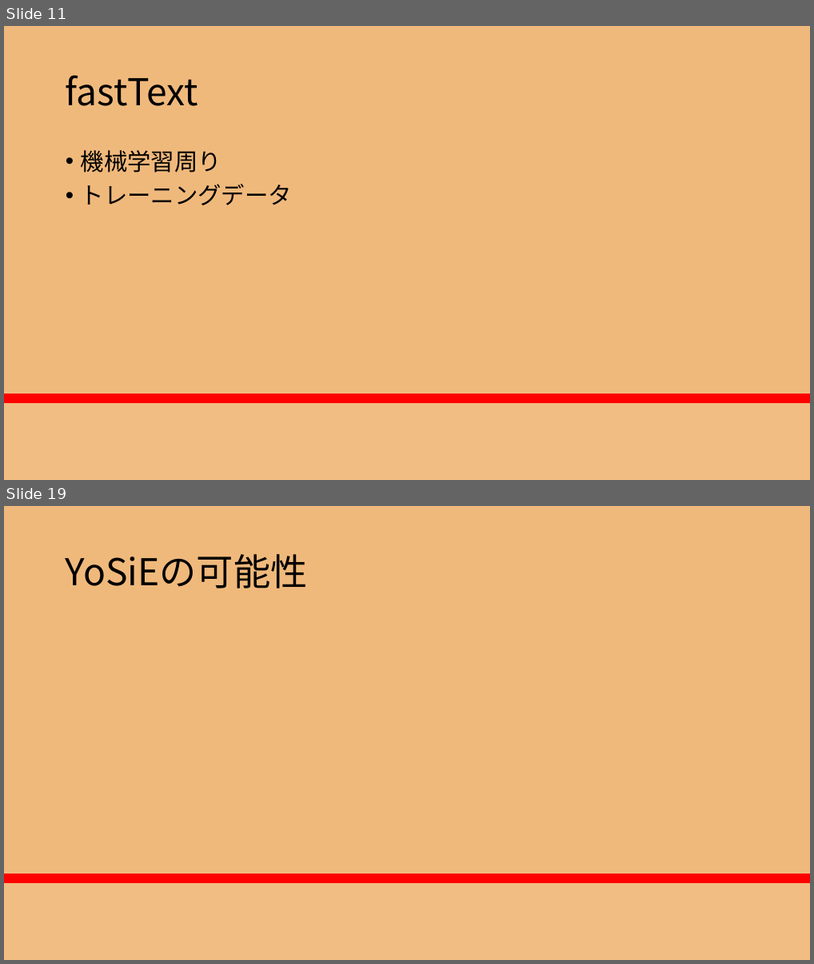
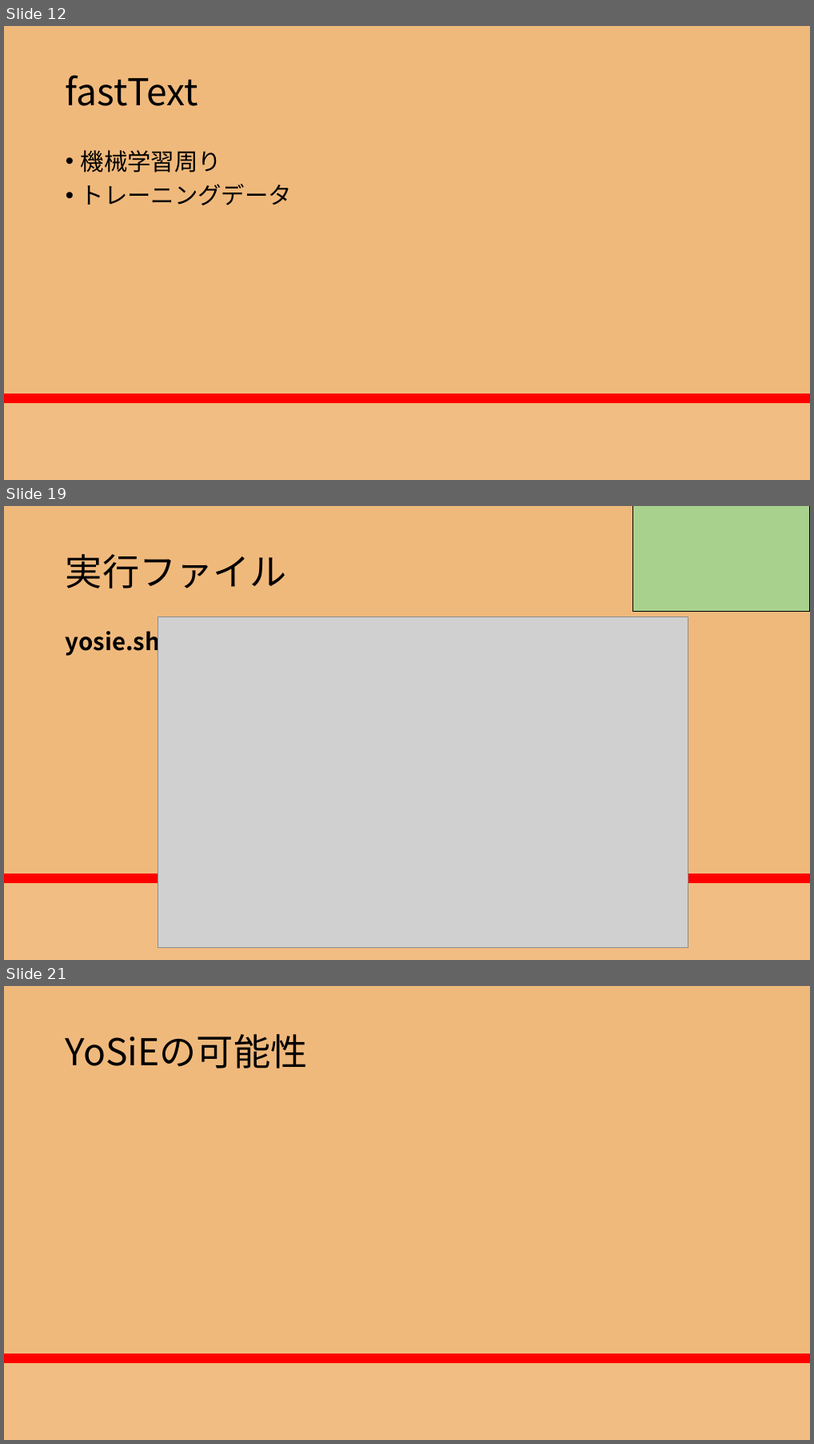
Before and after one commit to RikiishiSuzunosuke/AIspeaker_yosie, a slide deck: presentation/AIスピーカー開発_3_main.pptx. Shown one above the other, each under a label of ours: slides 11 and 19 before the commit, slides 12, 19 and 21 after it; the slides between them are not shown. The pictures are 814x964 and 814x1444 pixels, drawn with LibreOffice and Linux fonts; fonts in the diff are those of the drawing; grey boxes stand for pictures. Boxes give left, top, right and bottom in pixels: in the first picture for what was removed or moved away, otherwise in the second. Text is boxed around its words. In the diff, an @@ line names an element or a change of style, - is before the commit and + after.

```diff
--- a/presentation/AIスピーカー開発_3_main.pptx
+++ b/presentation/AIスピーカー開発_3_main.pptx
@@ slide 19 added at box(4, 506, 810, 960), background gradient #F0B97C to #FF0000 to #F86446 to #F1BD83 @@
@@ rectangle added at box(633, 506, 810, 612), fill #A9D18E, outline #000000 1 pt @@
@@ title added at box(66, 554, 287, 588), 44 pt, text #000000 @@
+実行ファイル
@@ picture added at box(158, 616, 689, 948) @@
@@ text added at box(66, 626, 160, 656), 28 pt, text #000000, bold @@
+yosie.sh
@@ what was slide 11 is now slide 12 @@
@@ what was slide 19 is now slide 21 @@
```
Also in this commit, not shown: 10 slides changed, 2 other slides added, 1 slide removed, 1 other file.
